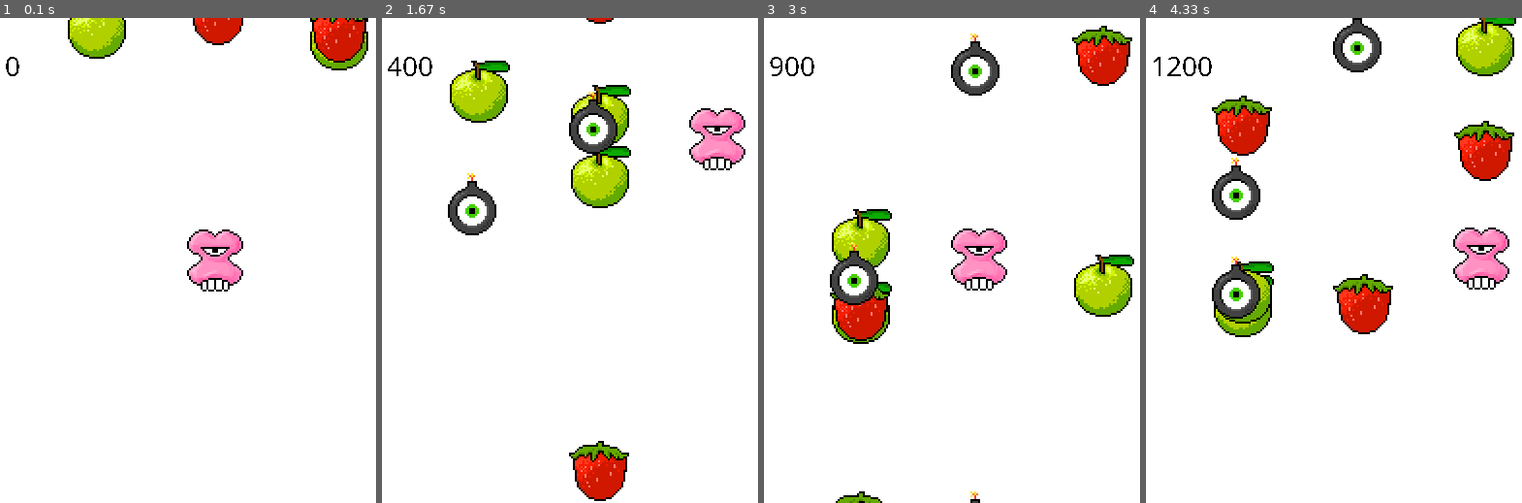
Above: before the commit, frames 1-4 (left to right).
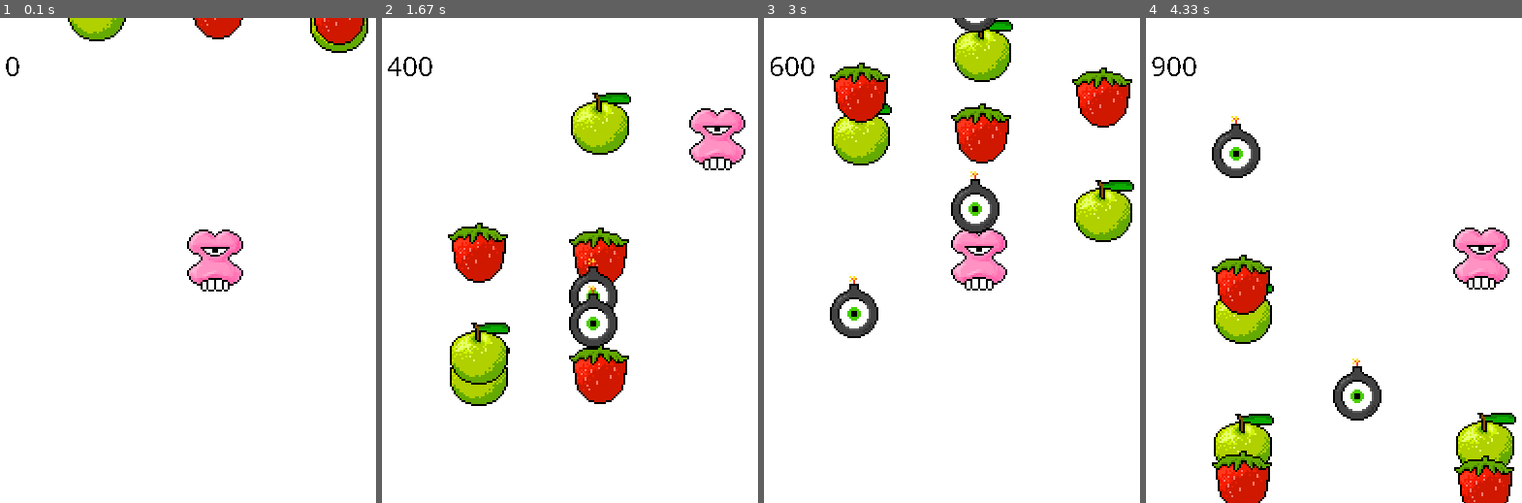
Above: after the commit, the same moments.

Repository: DominicBarnett/pygame
Game: pygame game, started from main.py
Two runs of this game, one before a commit and one after it. Both use one fixed random seed, a clock stepped at 60 frames per second and the inputs below.
Inputs:
- Up to frame 1 (0.1 s): no input
- Up to frame 2 (1.67 s): hold Right 0.33-0.8 s; hold Up 0.83-1.13 s; hold Right 1.17-1.63 s
- Up to frame 3 (3 s): hold Left 1.67-2.2 s; hold Down 2.23-2.53 s
- Up to frame 4 (4.33 s): hold Up 3-3.37 s; hold Right 3.4-4.03 s; hold Down from 4.07 s (still down)

The runs differ from the first frame. In frame 1, 2.4% of the frame differs, in the area x 18-98%, y 0-11%; in frame 2, 14%; in frame 3, 16%, in the area x 1-99%, y 0-100%; in frame 4, 16%.

Commit message:
speed change

Diff:
--- a/game.py
+++ b/game.py
@@ -9,7 +9,7 @@
     self.x = x
     self.y = y
     self.angle = 0 # angle in radians
-    self.speed = randint(2,10) # speed in pixels
+    self.speed = randint(2,6) # speed in pixels
 
   def render(self, screen):
     screen.blit(self.surf, (self.x, self.y))
